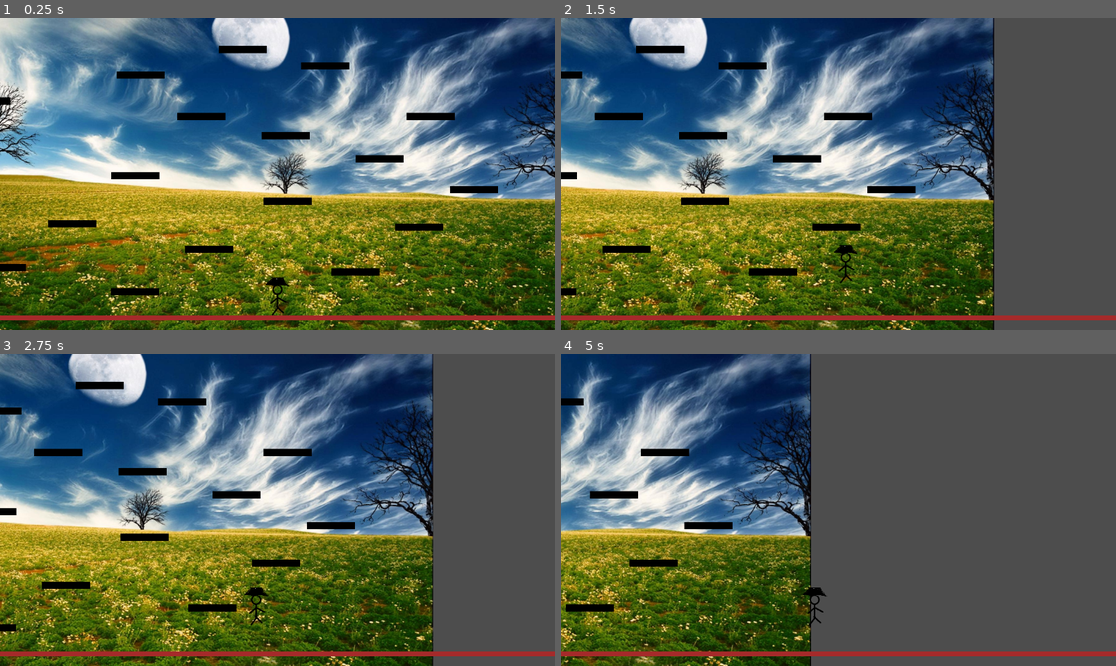
Above: before the commit, frames 1-4 (two rows, left to right).
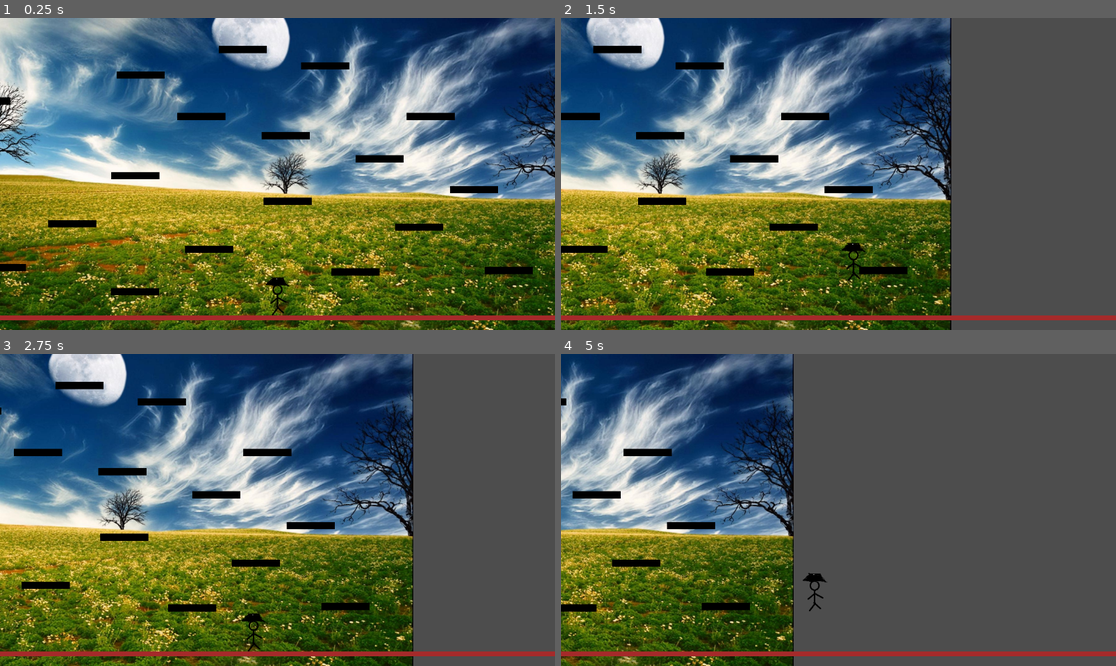
Above: after the commit, the same moments.

Repository: Darr3n2GG/2D-Platformer-Player-Template-WIP
Game: Godot game, scene res://src/scenes/test.tscn
Two runs of this game, one before a commit and one after it. Both use one fixed random seed, a clock stepped at 60 frames per second and the inputs below. The project has no main scene, so this scene is started directly.
Inputs:
- Up to frame 1 (0.25 s): no input
- Up to frame 2 (1.5 s): tap Enter at 0.5 s; hold D (move_right) from 0.53 s (still down); tap Space (jump) at 0.6, 0.77, 1.07, 1.35 s
- Up to frame 3 (2.75 s): tap Space (jump) at 1.52, 1.82, 2.1 s; release D (move_right) at 2.03 s; hold A (move_left) from 2.03 s (still down)
- Up to frame 4 (5 s): release A (move_left) at 2.78 s; hold D (move_right) 2.78-4.28 s; tap Space (jump) at 2.85, 3.02, 3.32, 3.6, 3.77, 4.07, 4.35, 4.52, 4.82 s; hold A (move_left) from 4.28 s (still down)

The runs differ from the first frame. In frame 1, 0.2% of the frame differs, in the area x 87-96%, y 79-83%; in frame 2, 54%, in the area x 0-79%, y 0-100%; in frame 3, 46%; in frame 4, 27%.

Commit message:
added variable vertical movement

Diff:
--- /dev/null
+++ b/src/game_objects/Player/vertical_movement/VariableVerticalMovement.gd
@@ -0,0 +1,39 @@
+class_name VariableVerticalMovement extends VerticalMovementStrategy
+
+
+@export var jump_height: float
+@export var collision_offset: float
+@export var time_to_apex: float
+@export var time_to_fall: float
+
+var jump_velocity: float
+var gravity: float
+
+
+func apply_jump(player: Player, is_input: bool, _delta: float) -> void:
+	if is_input and player.is_on_floor():
+		jump_velocity = calculate_jump_velocity()
+		player.velocity.y = jump_velocity
+
+
+func apply_gravity(player: Player, delta: float) -> void:
+	if not player.is_on_floor():
+		if player.velocity.y >= 0:
+			gravity = calculate_fall_gravity()
+		else:
+			gravity = calculate_jump_gravity()
+
+		player.velocity.y += gravity * delta
+
+
+func calculate_jump_velocity() -> float:
+	var h = jump_height + collision_offset
+	return ((2.0 * h) / time_to_apex) * -1.0
+
+func calculate_jump_gravity() -> float:
+	var h = jump_height + collision_offset
+	return ((-2.0 * h) / (time_to_apex * time_to_apex)) * -1.0
+
+func calculate_fall_gravity() -> float:
+	var h = jump_height + collision_offset
+	return ((-2.0 * h) / (time_to_fall * time_to_fall)) * -1.0
--- a/src/scenes/test.tscn
+++ b/src/scenes/test.tscn
@@ -5,8 +5,8 @@
 [ext_resource type="PackedScene" uid="uid://bgsqf48tab66p" path="res://src/game_objects/Player/player.tscn" id="3_m5uds"]
 [ext_resource type="Script" uid="uid://bf4yeyev3prjp" path="res://src/game_objects/Player/acceleration/ConstAccel.gd" id="4_n5vox"]
 [ext_resource type="Script" uid="uid://ca0hxgmh7ae0q" path="res://src/game_objects/player_camera.gd" id="5_egtcd"]
+[ext_resource type="Script" uid="uid://ciiqwvuaw4xwr" path="res://src/game_objects/Player/vertical_movement/VariableVerticalMovement.gd" id="5_fen8a"]
 [ext_resource type="PackedScene" uid="uid://7fqqkxsxk0i1" path="res://src/game_objects/RectanglePlatform/rectangle_platform.tscn" id="5_n5vox"]
-[ext_resource type="Script" uid="uid://bkr4g6455vc2" path="res://src/game_objects/Player/vertical_movement/SimpleVerticalMovement.gd" id="5_pixv2"]
 
 [sub_resource type="Resource" id="Resource_fen8a"]
 script = ExtResource("4_n5vox")
@@ -15,10 +15,11 @@
 metadata/_custom_type_script = "uid://bf4yeyev3prjp"
 
 [sub_resource type="Resource" id="Resource_pixv2"]
-script = ExtResource("5_pixv2")
-jump_velocity = -500.0
-use_default_gravity = true
-metadata/_custom_type_script = "uid://bkr4g6455vc2"
+script = ExtResource("5_fen8a")
+jump_height = 100.0
+time_to_apex = 0.3
+time_to_fall = 0.25
+metadata/_custom_type_script = "uid://ciiqwvuaw4xwr"
 
 [node name="Test" type="Node2D"]
 
@@ -44,6 +45,11 @@
 
 [node name="SquarePlatform" parent="Platforms" instance=ExtResource("5_n5vox")]
 position = Vector2(162, -90)
+size = Vector2(100, 15)
+polygon = PackedVector2Array(-50, 7.5, 50, 7.5, 50, -7.5, -50, -7.5)
+
+[node name="SquarePlatform18" parent="Platforms" instance=ExtResource("5_n5vox")]
+position = Vector2(480, -93)
 size = Vector2(100, 15)
 polygon = PackedVector2Array(-50, 7.5, 50, 7.5, 50, -7.5, -50, -7.5)
 
Not shown, added: src/game_objects/Player/vertical_movement/VariableVerticalMovement.gd.uid
